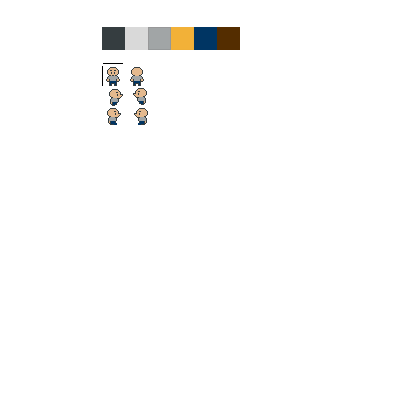
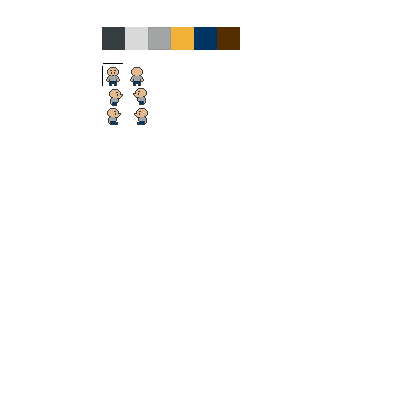
The second 400 x 400 image is a revision of the first. Changes to its layers:
painted on "looking left foot" over left=114, top=103, right=141, bottom=125
